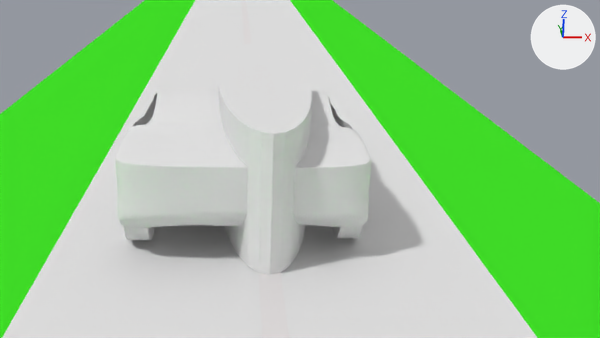
Two versions of the Blender file EV/Practicas/Practica4/p4.blend, one commit apart.
Rendered twice from the file's camera 'Camera3a'. Arrows for +X, +Y and +Z are at upper right; the lights stay in place.

The first picture shows 'Avatar', 'Carretera', 'Carrocería', 'Plano principal', 'Raya'.
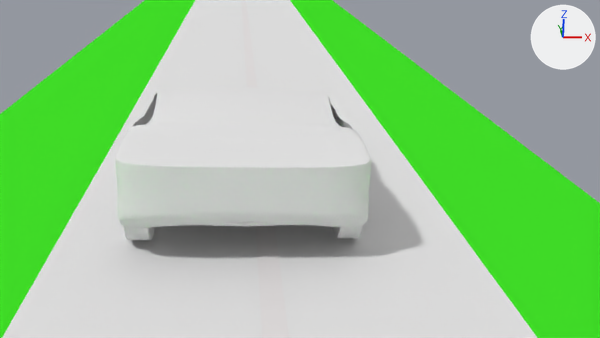
Location of each change, [x1, y1, x2, y2] in pixels of the pictures (600 x 338 px):
'Avatar', deleted
    before: [219, 43, 312, 275]

What the commit changed:
Object 'Avatar' (ob_avatar) is deleted.
In object 'Rueda Del. Izq.' (ob_rueda_del__izq), parent is no longer ob_avatar.
In object 'Rueda Tras. Izq.' (ob_rueda_tras__izq), parent is no longer ob_avatar.
In object 'Rueda Del. Der.' (ob_rueda_del__der), parent is no longer ob_avatar.
In object 'Rueda Tras. Der.' (ob_rueda_tras__der), parent is no longer ob_avatar.
In object 'Carrocería' (ob_carrocería), parent is no longer ob_avatar.
